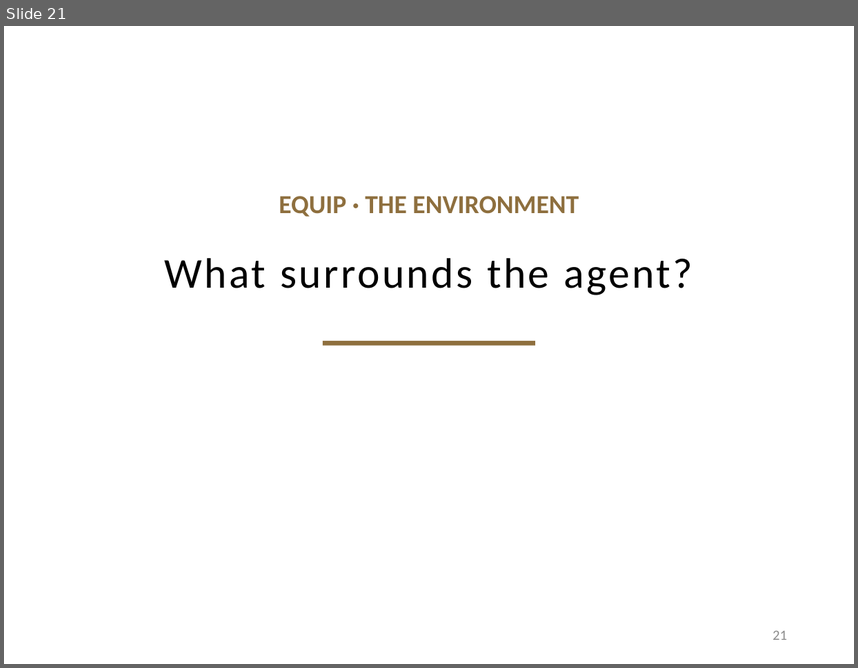
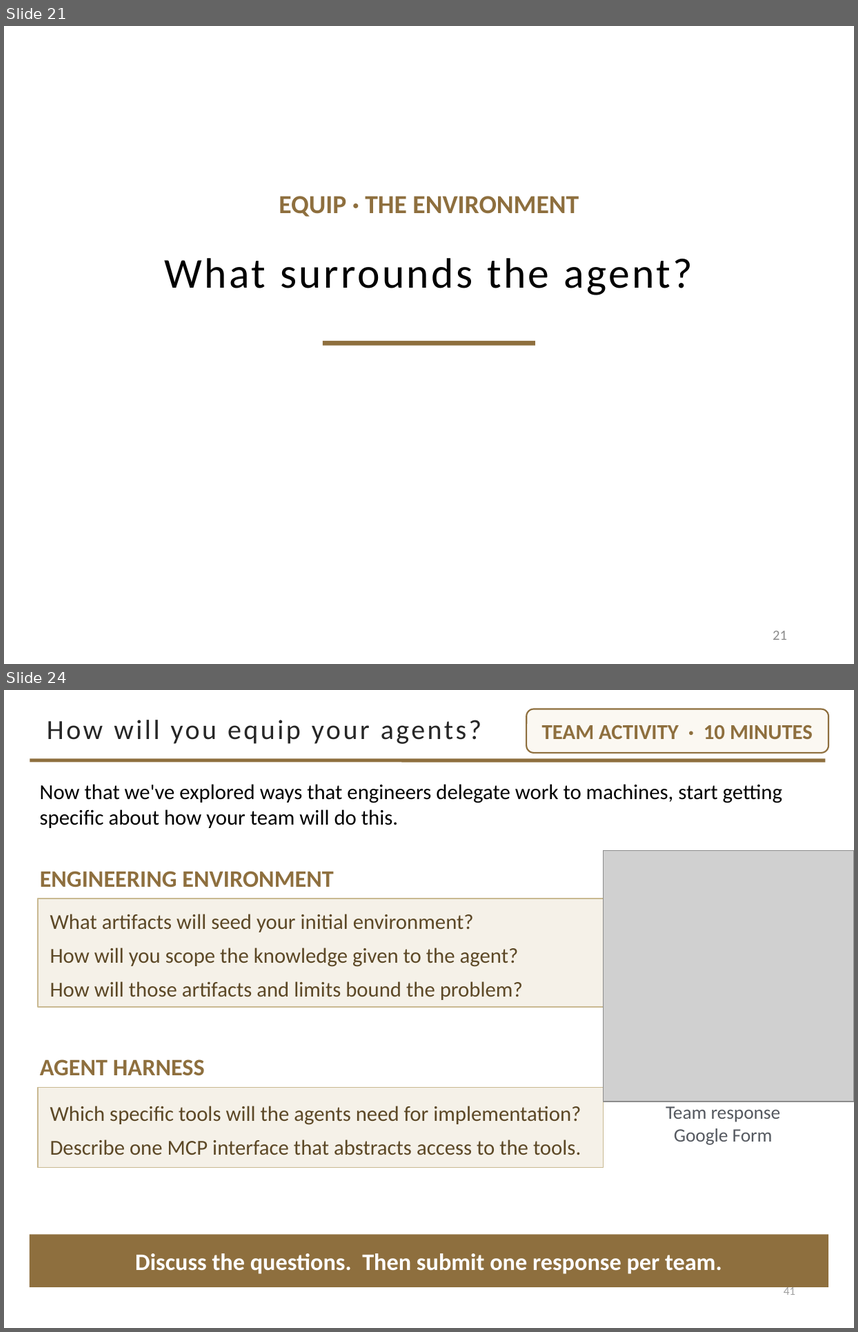
Before and after one commit to davisjam/model-based-agentic-software-engineering, a slide deck: course/lectures/act-2-delegation-and-control/01-delegation/2-1-Agents.pptx. Shown one above the other, each under a label of ours: slide 21 before the commit, slides 21 and 24 after it; the slides between them are not shown. The pictures are 858x668 and 858x1332 pixels, drawn with LibreOffice and Linux fonts; fonts in the diff are those of the drawing; grey boxes stand for pictures; background and template pictures are left out. Boxes give left, top, right and bottom in pixels: in the first picture for what was removed or moved away, otherwise in the second. Text is boxed around its words. In the diff, an @@ line names an element or a change of style, - is before the commit and + after.

```diff
--- a/course/lectures/act-2-delegation-and-control/01-delegation/2-1-Agents.pptx
+++ b/course/lectures/act-2-delegation-and-control/01-delegation/2-1-Agents.pptx
@@ slide 24 added at (4,690,854,1328), background #FFFFFF @@
@@ rounded rectangle added at (527,709,829,752), fill #FBF8F2, outline #8E6F3E 1.25 pt, 18 pt, text #8E6F3E, bold @@
+TEAM ACTIVITY · 10 MINUTES
@@ title added at (47,720,481,744), 23.4 pt, text #262626 @@
+How will you equip your agents?
@@ line added from (30, 760) to (825, 760), #8E6F3E 3 pt @@
@@ text added at (40,784,782,828), 18 pt, text #000000 @@
+Now that we've explored ways that engineers delegate work to machines, start getting specific about how your team will do this.
@@ picture added at (604,851,854,1101) @@
@@ text added at (40,871,333,887), 20 pt, text #8E6F3E, bold @@
+ENGINEERING ENVIRONMENT
@@ rectangle added at (38,898,604,1007), fill #F5F1E8, outline #C9B991 1 pt, 18 pt, text #5C4826 @@
+What artifacts will seed your initial environment?
+How will you scope the knowledge given to the agent?
+How will those artifacts and limits bound the problem?
@@ text added at (40,1059,205,1076), 20 pt, text #8E6F3E, bold @@
+AGENT HARNESS
@@ rectangle added at (38,1087,604,1167), fill #F5F1E8, outline #C9B991 1 pt, 18 pt, text #5C4826 @@
+Which specific tools will the agents need for implementation?
+Describe one MCP interface that abstracts access to the tools.
@@ text added at (666,1106,781,1145), 16 pt, text #555960 @@
+Team response
+Google Form
@@ rectangle added at (30,1234,829,1287), fill #8E6F3E, 20 pt, text #FFFFFF, bold @@
+Discuss the questions. Then submit one response per team.
@@ text added at (784,1285,795,1294), 10 pt, text #A0A0A0 @@
+41
```
Also in this commit, not shown: 35 slides changed, 1 other file.
